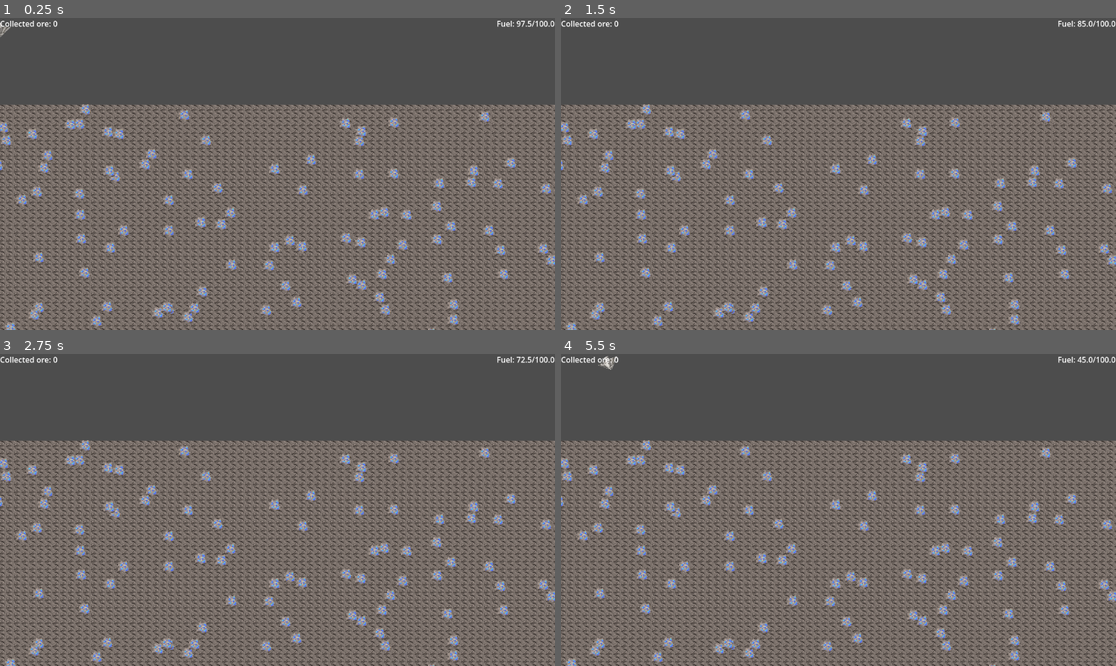
Above: before the commit, frames 1-4 (two rows, left to right).
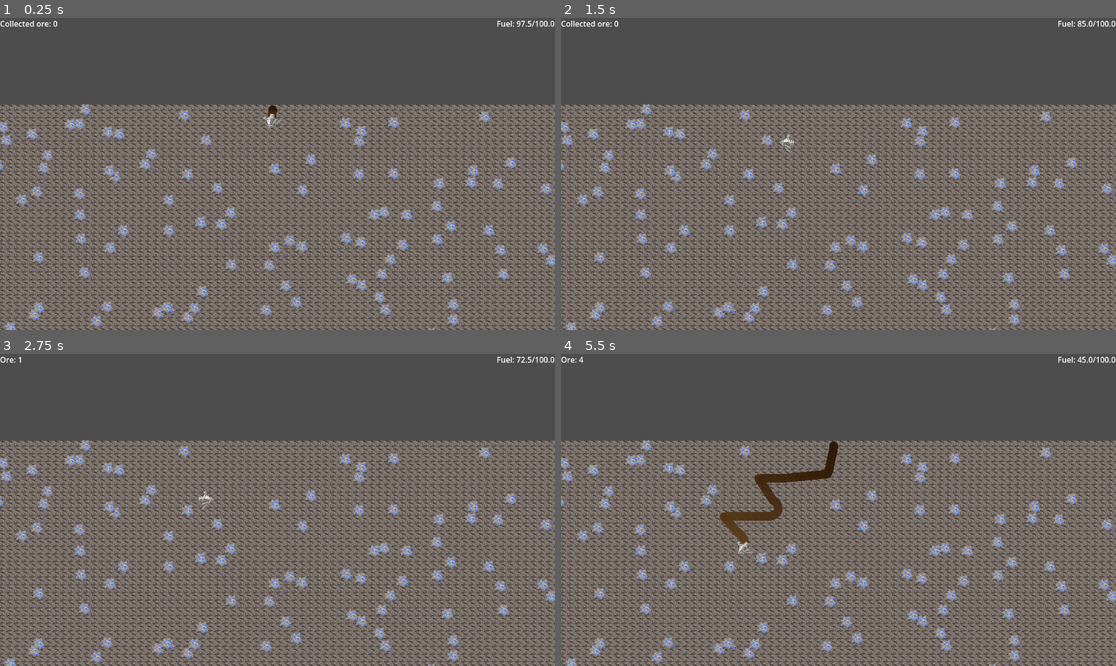
Above: after the commit, the same moments.

Repository: jidosc/impossible-drill
Game: Godot game, scene res://Game.tscn
Same seed, same stepped clock (60 frames per second), same inputs: the game is played once before the commit and once after it.
Inputs:
- Up to frame 1 (0.25 s): no input
- Up to frame 2 (1.5 s): tap Enter (ui_accept) at 0.5, 0.77, 0.8, 1.07, 1.35 s; hold Right (ui_right) from 0.53 s (still down); tap Tab (ui_focus_next) at 0.6 s
- Up to frame 3 (2.75 s): tap Enter (ui_accept) at 1.52, 1.82, 2.3 s; tap Tab (ui_focus_next) at 1.55, 2.1 s; release Right (ui_right) at 2.03 s; hold Left (ui_left) from 2.03 s (still down)
- Up to frame 4 (5.5 s): release Left (ui_left) at 2.78 s; hold Right (ui_right) 2.78-4.28 s; tap Tab (ui_focus_next) at 2.85, 4.35, 5.1 s; tap Enter (ui_accept) at 3.02, 3.32, 3.6, 3.77, 4.07, 4.52, 4.82, 5, 5.3 s; hold Left (ui_left) 4.28-5.03 s; hold Right (ui_right) from 5.03 s (still down)

The runs differ from the first frame. In frame 1, 0.1% of the frame differs, in the area x 0-51%, y 1-36%; in frame 2, less than 0.1%; in frame 3, 0.2%; in frame 4, 1.5%, in the area x 0-50%, y 0-65%.

Commit message:
trail + shaky drill

Diff:
--- a/Game.tscn
+++ b/Game.tscn
@@ -12,6 +12,7 @@
 ui = NodePath("../Control")
 
 [node name="DrillPlayer" parent="MapManager" unique_id=2080515335 node_paths=PackedStringArray("ui") instance=ExtResource("1_wbfu4")]
+position = Vector2(566, 189)
 ui = NodePath("../../Control")
 
 [node name="Background" type="Sprite2D" parent="MapManager" unique_id=1675492179]
--- a/drill_player.gd
+++ b/drill_player.gd
@@ -1,45 +1,117 @@
 class_name Player extends CharacterBody2D
-
 @export var ui: UI
 var manager: MapManager
-
 const SPEED = 100.0
 const JUMP_VELOCITY = -400.0
 const MAX_SPEED = 150
-var turn_rate = 0.05
-
+var turn_rate = 0.08
 var active = true
-
 const MAX_FUEL = 100
 var current_fuel = MAX_FUEL
 var fuel_drain_rate = 10
 
+var shake_timer = 0.0
+var random_torque = 0.0
+var torque_change_timer = 0.0
+
+# Mining trail
+var trail: Line2D
+const TRAIL_WIDTH = 18.0
+const MIN_POINT_DISTANCE = 4.0  # how often to record a new point
+var trail_enabled := true
+
+# Rotation clamping
+const MAX_ROTATION = PI / 2.0  # 90 degrees
+var initial_rotation: float = 0.0
+var rotation_locked := false
+
+func _ready() -> void:
+	_create_trail()
+	initial_rotation = rotation
+
+func _create_trail() -> void:
+	trail = Line2D.new()
+	trail.width = TRAIL_WIDTH
+	trail.default_color = Color(0.25, 0.15, 0.05, 1.0)  # dark earthy brown
+	trail.joint_mode = Line2D.LINE_JOINT_ROUND
+	trail.begin_cap_mode = Line2D.LINE_CAP_ROUND
+	trail.end_cap_mode = Line2D.LINE_CAP_ROUND
+
+	# Give it a rough, dirt-like gradient so edges look like displaced earth
+	var grad = Gradient.new()
+	grad.set_color(0, Color(0.18, 0.10, 0.03, 1.0))   # dark core
+	grad.set_color(1, Color(0.35, 0.22, 0.08, 0.85))  # lighter edge
+	trail.gradient = grad
+
+	# Add it to the scene root so it stays in world space
+	get_tree().root.add_child.call_deferred(trail)
+	trail.z_index = -1  # render behind everything
 
 func _physics_process(delta: float) -> void:
-	# Handle jump.
 	if not active:
 		return
 
-	if Input.is_action_just_pressed("ui_accept") and is_on_floor():
-		velocity.y = JUMP_VELOCITY
+	trail.visible = trail_enabled
+
+	# Random torque
+	torque_change_timer -= delta
+	if torque_change_timer <= 0:
+		torque_change_timer = randf_range(0.1, 0.3)
+		random_torque = randf_range(-0.04, 0.04)
+
 	var direction := Input.get_axis("ui_left", "ui_right")
 	if direction:
 		rotate(direction * turn_rate)
-	else:
-		velocity.x = move_toward(velocity.x, 0, SPEED)
-	velocity = Vector2.DOWN.rotated(rotation) * SPEED
+
+	rotate(random_torque)
+
+	# Clamp rotation within 90 degrees of starting angle
+	var angle_diff = wrapf(rotation - initial_rotation, -PI, PI)
+	if abs(angle_diff) > MAX_ROTATION:
+		rotation = initial_rotation + clamp(angle_diff, -MAX_ROTATION, MAX_ROTATION)
+
+	var speed_noise = randf_range(0.8, 1.2)
+	velocity = Vector2.DOWN.rotated(rotation) * SPEED * speed_noise
+
+	shake_timer -= delta
+	if shake_timer <= 0:
+		shake_timer = randf_range(0.05, 0.15)
+		$DrillSprite.position = Vector2(randf_range(-2, 2), randf_range(-2, 2))
+
+	if Input.is_action_just_pressed("ui_focus_next"):  # Tab key, change to whatever you want
+		trail_enabled = !trail_enabled
+		trail.visible = trail_enabled
+
 	move_and_slide()
+	_update_trail()
 
 	current_fuel -= delta * fuel_drain_rate
 	if current_fuel <= 0:
 		end_travel()
 	ui.update_fuel(current_fuel, MAX_FUEL)
 
-func start_travel():
-	pass
+func _update_trail() -> void:
+	if trail == null or not trail_enabled:
+		return
+	var world_pos = global_position
 
-func end_travel():
+
+
+	if trail.points.size() == 0:
+		trail.points = PackedVector2Array([world_pos])
+		return
+
+	var last = trail.points[trail.points.size() - 1]
+	if world_pos.distance_to(last) >= MIN_POINT_DISTANCE:
+		trail.points = trail.points + PackedVector2Array([world_pos])
+
+func start_travel() -> void:
+	initial_rotation = rotation
+	rotation_locked = true
+
+func end_travel() -> void:
 	active = false
+	$DrillSprite.position = Vector2.ZERO
 	if manager != null:
 		manager.reset_drill(self)
 
--- a/drill_player.tscn
+++ b/drill_player.tscn
@@ -17,8 +17,11 @@
 rotation = 3.1415927
 texture = ExtResource("1_fmjyi")
 
-[node name="Timer" type="Timer" parent="." unique_id=292897255]
+[node name="SpinTimer" type="Timer" parent="." unique_id=292897255]
 wait_time = 0.1
 autostart = true
 
-[connection signal="timeout" from="Timer" to="." method="_on_timer_timeout"]
+[node name="changeDirTimer" type="Timer" parent="." unique_id=699373462]
+
+[connection signal="timeout" from="SpinTimer" to="." method="_on_timer_timeout"]
+[connection signal="timeout" from="changeDirTimer" to="." method="_on_change_dir_timer_timeout"]
Not shown: 1 places in Game.tscn that only renumber resources
